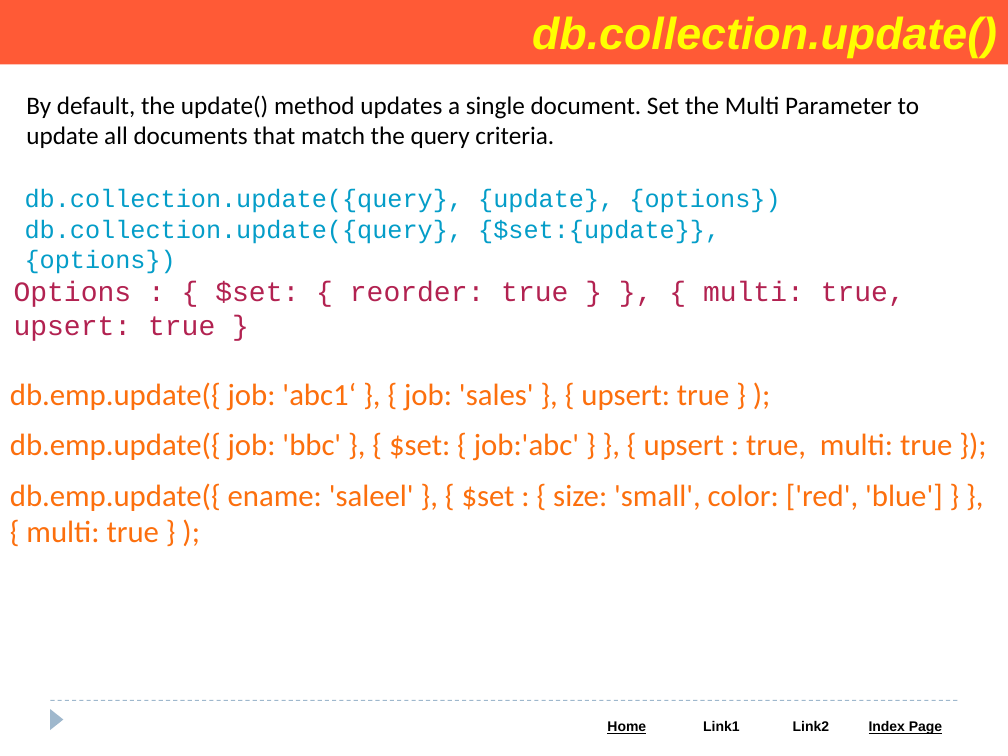
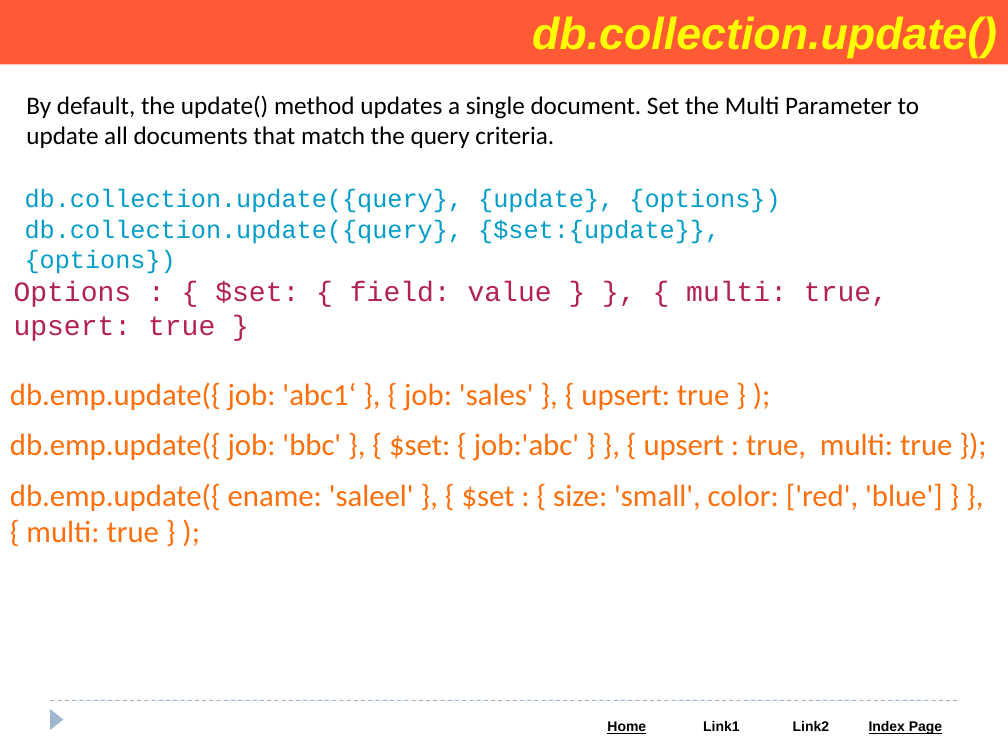
Before and after one commit to Saleel-Bagde/PPT-s, a slide deck: slide 77 of MongoDB PPT.pptx. Drawn at 1008x756 pixels with LibreOffice and Linux fonts; fonts in the diff are those of the drawing. Boxes give left, top, right and bottom in pixels: in the first picture for what was removed or moved away, otherwise in the second. Text is boxed around its words. In the diff, an @@ line names an element or a change of style, - is before the commit and + after.

```diff
--- a/MongoDB PPT.pptx
+++ b/MongoDB PPT.pptx
@@ text at (14, 281, 888, 341): text changed @@
-Options : { $set: { reorder: true } }, { multi: true, upsert: true }
+Options : { $set: { field: value } }, { multi: true, upsert: true }
```
Also in this commit, not shown: 9 other slides changed, 2 slides added.
